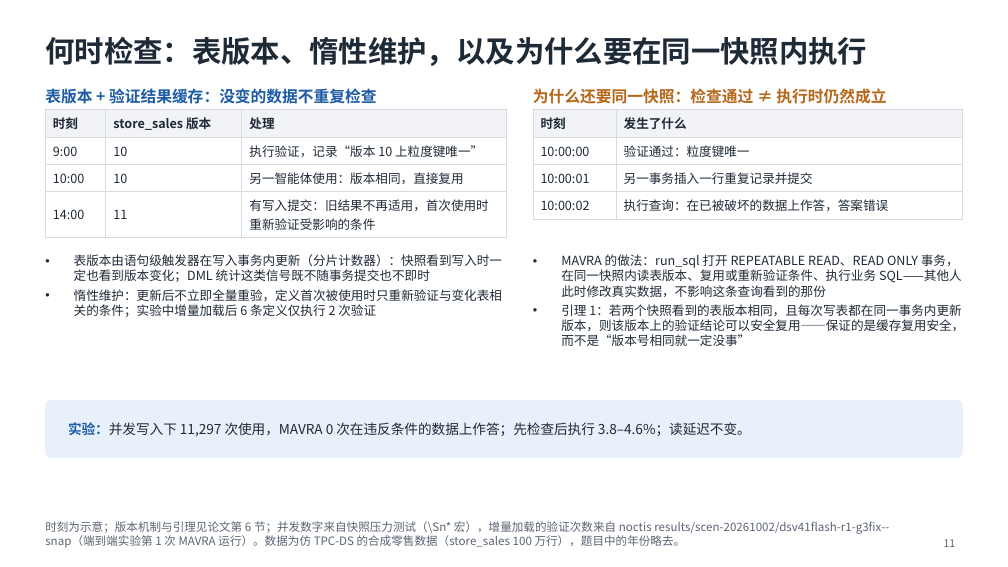
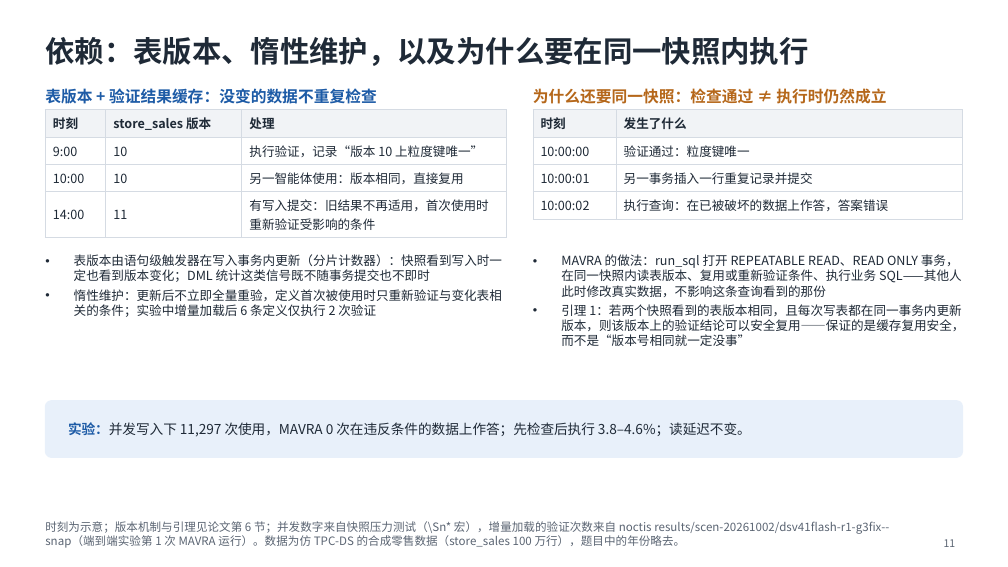
Before and after one commit to mmmttt000045/agent4db-adapter, a slide deck: slide 11 of docs/mavra-system.pptx. Drawn at 1008x567 pixels with LibreOffice and Linux fonts; fonts in the diff are those of the drawing. Boxes give left, top, right and bottom in pixels: in the first picture for what was removed or moved away, otherwise in the second. Text is boxed around its words. In the diff, an @@ line names an element or a change of style, - is before the commit and + after.

```diff
--- a/docs/mavra-system.pptx
+++ b/docs/mavra-system.pptx
@@ title at (x1=45, y1=37, x2=808, y2=66): text changed @@
-何时检查：表版本、惰性维护，以及为什么要在同一快照内执行
+依赖：表版本、惰性维护，以及为什么要在同一快照内执行
```
Also in this commit, not shown: 5 other slides changed, 2 other files.
